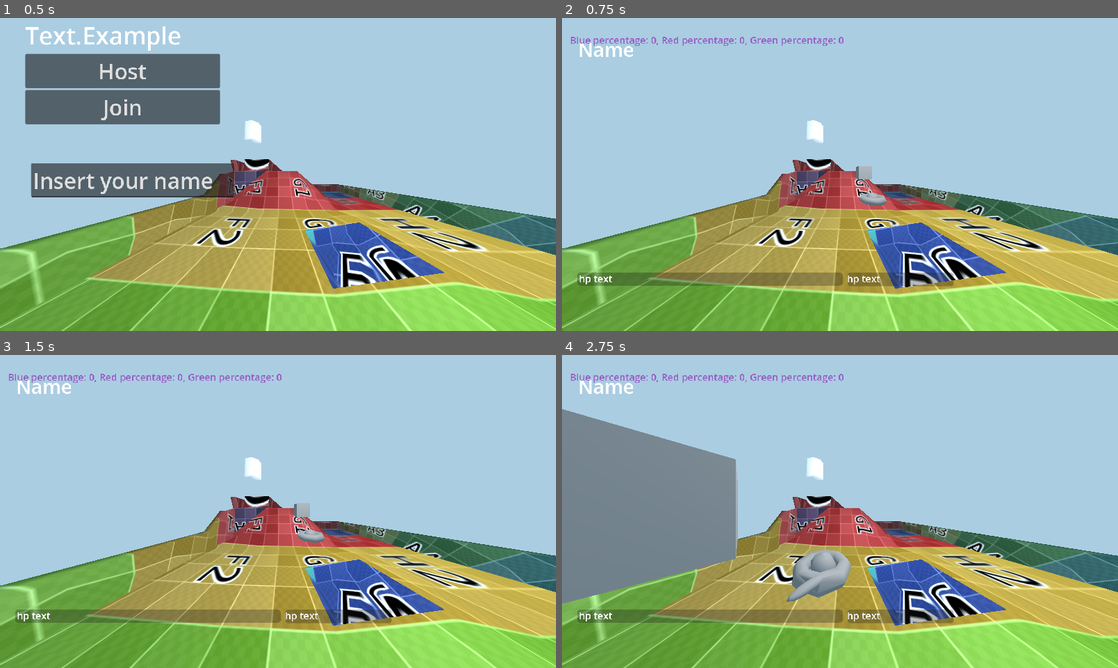
Above: before the commit, frames 1-4 (two rows, left to right).
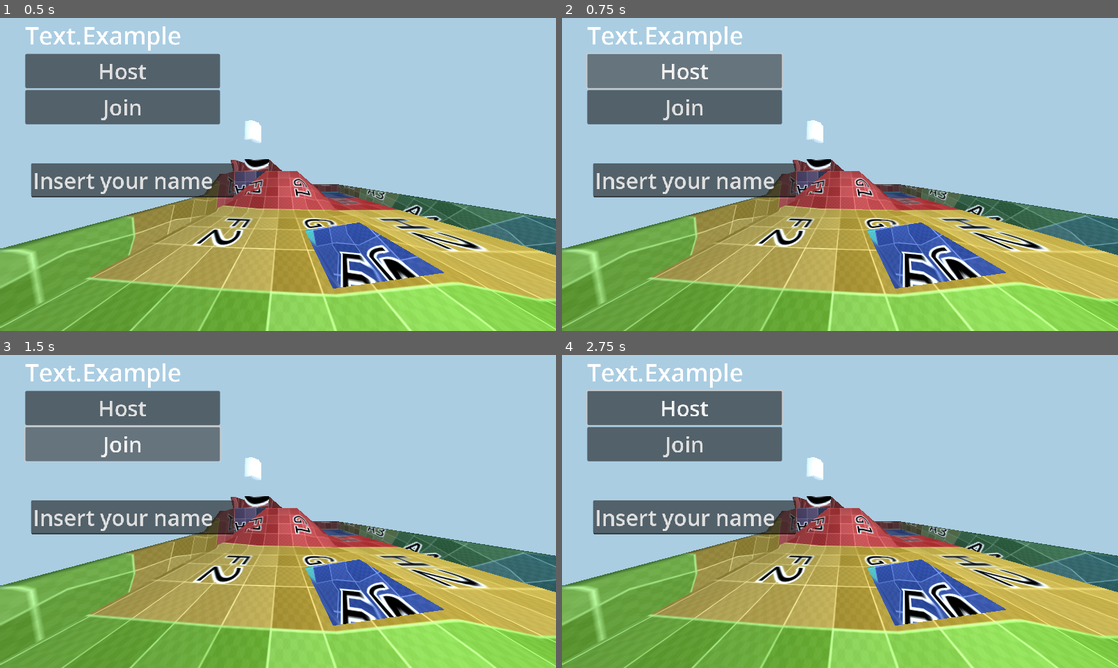
Above: after the commit, the same moments.

Repository: That-Ja/paint_superpowers_shooter
Game: Godot game, scene res://Maps/sm_sexy_map/Files/sexy_map.tscn
Two runs of this game, one before a commit and one after it. Both use one fixed random seed, a clock stepped at 60 frames per second and the inputs below.
Inputs (mouse positions are in pixels of both pictures, inside the frame that each line leads up to):
- Up to frame 1 (0.5 s): no input
- Up to frame 2 (0.75 s): click "Host" at 0.5 s
- Up to frame 3 (1.5 s): click (122, 442) at 1.25 s, where only the run after the commit has a clickable "Join"
- Up to frame 4 (2.75 s): move the mouse to (867, 511) at 2.02 s; hold Up (ui_up) from 2.03 s (still down); hold Right mouse button (Aim) from 2.03 s (still down); tap V (Ungravity) at 2.3 s

Frame 1 is identical in both runs. In frame 2, 16% of the frame differs, in the area x 1-71%, y 2-86%; in frame 3, 16%; in frame 4, 27%, in the area x 0-71%, y 2-86%.
Error after the commit: Invalid access to property or key 'text' on a base object of type 'null instance'. (res://Assets/Services/multiplayer_menu.gd:11)

Commit message:
Name functionality, ui changes and Error fixing
Added random placeholder names, set ui name. Added color to ui bars. Fixed all errors in code (they where some calculations with decimals and some variables that are not used) *These variables are being hashtag(#)-ed because some things may have stopped working. 
Also added the change in camera from the world camera to a character camera.
I still need to synchronize the paint shader and add the burrow mechanic.

Diff:
--- a/Paint Superpowers Shooter/Assets/Services/ScoreCalculator.gd
+++ b/Paint Superpowers Shooter/Assets/Services/ScoreCalculator.gd
@@ -1,14 +1,14 @@
 extends Node
-var blue_score :=0
-var red_score :=0
-var green_score :=0
+@export var blue_score :=0
+@export var red_score :=0
+@export var green_score :=0
 var thread: Thread
 var semaphore: Semaphore
 var mutex: Mutex
 var exit := false
 var paint_texture: ViewportTexture
 
-signal transf_blue_percent (blue_score)
+#signal transf_blue_percent (blue_score)
 var plane
 
 #Calculating which colors has the pixel, then give it an score
@@ -53,8 +53,8 @@
 				if pixel.g >= 0.5:
 					green_pixels += 1
 		mutex.lock()
-		blue_score = floor(blue_pixels/1000)
-		red_score = floor(red_pixels/1000)
+		blue_score = floor(float(blue_pixels)/1000)
+		red_score = floor(float(red_pixels)/1000)
 		print ('red: ' + str(red_pixels)+ ', blue: ' + str(blue_pixels)+', green: ' + str(green_pixels))
 		Config.trans_blue = blue_score
 		Config.trans_red = red_score
--- a/Paint Superpowers Shooter/Assets/Services/multiplayer_menu.gd
+++ b/Paint Superpowers Shooter/Assets/Services/multiplayer_menu.gd
@@ -5,10 +5,12 @@
 const PLAYER = preload ("res://Characters/Placeholder_Char/smoll_char.tscn")
 const PORT = 9999
 var enet_peer = ENetMultiplayerPeer.new()
-
-
+var player_name :String = ""
 
 func _on_host_pressed():
+	player_name = %EditName.text
+	if player_name !="":
+		Config.player_name = %EditName.text
 	multiplayer_ui.hide()
 
 	enet_peer.create_server(PORT)
@@ -22,6 +24,9 @@
 
 	add_player(multiplayer.get_unique_id())
 func _on_join_pressed():
+	player_name = %EditName.text
+	if player_name !="":
+		Config.player_name = %EditName.text
 	multiplayer_ui.hide()
 
 	enet_peer.create_client("localhost", PORT)
--- /dev/null
+++ b/Paint Superpowers Shooter/Assets/your_mom.tscn
@@ -0,0 +1,8 @@
+[gd_scene format=3 uid="uid://t2wgkt476vm"]
+
+[node name="Node3D" type="Node3D"]
+transform = Transform3D(1, 0, 0, 0, 1, 0, 0, 0, 1, 0, -1.08597, 0)
+
+[node name="CSGBox3D" type="CSGBox3D" parent="."]
+transform = Transform3D(1, 0, 0, 0, 1, 0, 0, 0, 1, -0.34082, 0.808193, 0)
+size = Vector3(0.318359, 0.37793, 1)
--- a/Paint Superpowers Shooter/Characters/Placeholder_Char/Code/Brush.gd
+++ b/Paint Superpowers Shooter/Characters/Placeholder_Char/Code/Brush.gd
@@ -7,13 +7,13 @@
 
 var brush_queue = []
 
-func queue_brush(position: Vector2, colour: Color):
-	brush_queue.push_back([position, colour])
+func queue_brush(brush_position: Vector2, colour: Color):
+	brush_queue.push_back([brush_position, colour])
 	queue_redraw()
 
 func _draw():
 	for b in brush_queue:
-		draw_texture_rect(texture, Rect2(b[0].x - brush_size/2, b[0].y - brush_size/2, brush_size, brush_size), false, b[1])
+		draw_texture_rect(texture, Rect2(b[0].x - float(brush_size) / 2, b[0].y - float(brush_size) / 2, brush_size, brush_size), false, b[1])
 		brush_queue = []
 
 	calc.recalculate_score()
--- a/Paint Superpowers Shooter/Characters/Placeholder_Char/Code/Camera3D.gd
+++ b/Paint Superpowers Shooter/Characters/Placeholder_Char/Code/Camera3D.gd
@@ -8,15 +8,18 @@
 var Mouse_Sensitivity:float = Config.Mouse_Sens
 var vertical_motion
 var Hold_Ver_Mot = 0
-signal extra_box_pos()
+#  DONT LOOK AT THIS ------> signal extra_box_pos()
 var extra_box_y:float = 0
 var extra_box_x:float = 0
 var extra_box_z:float = 0
 func _ready():
+	if !is_multiplayer_authority():
+		return
 	# Save the initial position of the camera
 	myself_positionX_save = self.position.x
 	myself_positionY_save = self.position.y
 	myself_positionZ_save = self.position.z
+	make_current()
 	# Connect the signal for when a body enters or exits
 	#$"../..".connect("body_entered", Callable(self, "_on_body_entered"))
 	#$"../..".connect("body_exited", Callable(self, "_on_body_exited"))
@@ -37,6 +40,8 @@
 
 # Called every frame
 func _process(_delta):
+	if !is_multiplayer_authority():
+		return
 	# Update the camera's rotation to match the parent's rotation
 	rotation = get_parent().rotation
 	if Input.is_action_pressed("Aim"):
@@ -55,7 +60,7 @@
 			extra_box_x = 0
 			extra_box_y = 0.06
 			extra_box_z = 0.002
-			emit_signal("extra_box_pos",extra_box_x,extra_box_y,extra_box_z)
+			#emit_signal("extra_box_pos",extra_box_x,extra_box_y,extra_box_z)
 			self.position = Vector3(self.position.x,self.position.y+((0.05+Mouse_Sensitivity)/sqrt(2)), self.position.z)
 			Hold_Ver_Mot += 1
 			#print("Up "+str(Hold_Ver_Mot))
@@ -63,7 +68,7 @@
 			extra_box_x = 0
 			extra_box_y = -0.06
 			extra_box_z = -0.002
-			emit_signal("extra_box_pos",extra_box_x,extra_box_y,extra_box_z)
+			#emit_signal("extra_box_pos",extra_box_x,extra_box_y,extra_box_z)
 			self.position = Vector3(self.position.x, self.position.y-((0.05+Mouse_Sensitivity)/sqrt(2)), self.position.z)
 			Hold_Ver_Mot -= 1
 			clamp(0,-10,10)
--- a/Paint Superpowers Shooter/Characters/Placeholder_Char/Code/CharacterBody3D.gd
+++ b/Paint Superpowers Shooter/Characters/Placeholder_Char/Code/CharacterBody3D.gd
@@ -17,6 +17,7 @@
 var rotation_y = 0.0
 var current_speed = Speed  # Start with the lower speed
 var is_slow_falling:bool = false  # Track if slow fall is active
+@warning_ignore("unused_signal")
 signal shooting_signal(shoot_paint:float)
 var shoot_paint:bool= false
 var stain_notify:bool = false
@@ -55,8 +56,8 @@
 		pass
 	 #Slow falling
 	if not is_on_floor():
-		if Input.is_action_pressed("Ungravity") and is_slow_falling ==true and is_Spawning ==false:
-			if is_slow_falling ==true:
+		if Input.is_action_pressed("Ungravity") and is_slow_falling and not is_Spawning:
+			if is_slow_falling:
 				velocity.y = -ungravity_slow_specs
 			# Slow fall when jump is pressed and slow fall is active
 			gravity = (gravity / Fall_Slowdown_Rate) * delta
@@ -91,7 +92,7 @@
 		velocity.x = move_toward(velocity.x, 0, Speed)
 		velocity.z = move_toward(velocity.z, 0, Speed)
 	if Input.is_action_just_released("ui_cancel"):
-		if is_mouse_showing != true:
+		if not is_mouse_showing:
 			Input.set_mouse_mode(Input.MOUSE_MODE_VISIBLE)
 			is_mouse_showing = true
 			#print("Moussy Wakie")
--- a/Paint Superpowers Shooter/Characters/Placeholder_Char/Code/life_bar.gd
+++ b/Paint Superpowers Shooter/Characters/Placeholder_Char/Code/life_bar.gd
@@ -5,7 +5,29 @@
 var shield_hp := 23.3
 var tick_counter = 0
 const TICKS_INTERVAL = 62.5  # Execute the function every 5 ticks.
-func _process(delta):
+
+func _ready():
+
+	if !is_multiplayer_authority():
+		return
+	if Config.player_name !="":
+		return
+	var male_random_names :Array = ['Patrick','Danny','Russel','Freddie','Clyde',
+	'Wesley','Michael','Todd','Benjamin','Tom','Herbert','Bernand','Matthew','Vicent']
+	var female_random_names :Array = ['Janice','Lola','Kelly','Ana Mary','Elisabeth',
+	'Alice','Lillian','Karen','Mary','Bethany','Reggala','Eva','Dolores','Mariane',
+	'Jacqueline','Cady','Christine','Rose','Error-404']
+	var male_or_fem_nm = randi() % 2
+	print('Choosen:'+str(male_or_fem_nm))
+	var random_index_male = randi() % male_random_names.size()  # Get a random index for male names
+	var random_index_female = randi() % female_random_names.size()  # Get a random index for male names
+	if male_or_fem_nm == 0:
+		$Name.text = male_random_names[random_index_male]
+		#print("I'm "+$Name.text)
+	if male_or_fem_nm == 1:
+		$Name.text = female_random_names[random_index_female]
+		#print("I'm "+$Name.text)
+func _process(_delta):
 	tick_counter += 1
 	if tick_counter >= TICKS_INTERVAL:
 		tick_counter = 0
@@ -15,7 +37,6 @@
 	actual_hp = Config.total_hp
 	max_hp = Config.max_hp
 	shield_hp = Config.shield_hp
-	await get_tree().create_timer(3.3).timeout
 	#print ("hp is"+ " " + str(actual_hp))
 	$ShieldBar.value = shield_hp
 	$ShieldBar.max_value = 50.0
--- a/Paint Superpowers Shooter/Characters/Placeholder_Char/Code/pink_ink.gd
+++ b/Paint Superpowers Shooter/Characters/Placeholder_Char/Code/pink_ink.gd
@@ -5,7 +5,7 @@
 @export var rotation_variance: float = 5.0
 @export var emit := false
 var rng = RandomNumberGenerator.new()
-signal paint_stain_notifier(stain_notification)
+#signal paint_stain_notifier(stain_notification)
 var stain_notification:bool = false
 func _ready():
 	Console.add_command("change_ink", calculus_comm,["uoi"],1, "This is a command what did you expect")
@@ -22,6 +22,7 @@
 	if emit:
 		var p = paint_scene.instantiate() as CharacterBody3D
 		add_child(p)
+		p.global_position = $"..".global_position
 		p.speed += rng.randf_range(0.0, speed_variance)
 		p.global_position = get_parent().global_position
 		# Apply random rotation to the projectile
@@ -39,5 +40,5 @@
 		var initial_velocity = forward_vector * p.speed + Vector3(0, downward_velocity, 0)
 		# Assuming your CharacterBody3D has a velocity property
 		p.velocity = initial_velocity  # Set the velocity property
-		await get_tree().create_timer(1).timeout
-		emit_signal("paint_stain_notifier",stain_notification)
+		#await get_tree().create_timer(1).timeout
+		#emit_signal("paint_stain_notifier",stain_notification)
--- a/Paint Superpowers Shooter/Characters/Placeholder_Char/Files/ingame_ui.tres
+++ b/Paint Superpowers Shooter/Characters/Placeholder_Char/Files/ingame_ui.tres
@@ -2,3 +2,4 @@
 
 [resource]
 font_size = 40
+font_color = Color(0.980392, 0.921569, 0.843137, 1)
--- /dev/null
+++ b/Paint Superpowers Shooter/Characters/Placeholder_Char/Files/life_bar_bg.tres
@@ -0,0 +1,4 @@
+[gd_resource type="StyleBoxFlat" format=3 uid="uid://c3tjudnfmsobf"]
+
+[resource]
+bg_color = Color(0.184314, 0.184314, 0.184314, 1)
--- /dev/null
+++ b/Paint Superpowers Shooter/Characters/Placeholder_Char/Files/life_bar_top.tres
@@ -0,0 +1,4 @@
+[gd_resource type="StyleBoxFlat" format=3 uid="uid://ds6likupml4h6"]
+
+[resource]
+bg_color = Color(0.0574, 0.82, 0.34973, 1)
--- a/Paint Superpowers Shooter/Characters/Placeholder_Char/Files/paint_emitter.tscn
+++ b/Paint Superpowers Shooter/Characters/Placeholder_Char/Files/paint_emitter.tscn
@@ -1,14 +1,24 @@
-[gd_scene load_steps=3 format=3 uid="uid://1n2i6ndhxoik"]
+[gd_scene load_steps=4 format=3 uid="uid://1n2i6ndhxoik"]
 
 [ext_resource type="Script" path="res://Code/PaintEmitter.gd" id="1_8bxwm"]
 [ext_resource type="PackedScene" uid="uid://dthh0oakpok3h" path="res://Characters/Placeholder_Char/Files/paint_scene.tscn" id="2_e6t26"]
+
+[sub_resource type="SceneReplicationConfig" id="SceneReplicationConfig_qs2ra"]
+properties/0/path = NodePath("Timer:wait_time")
+properties/0/spawn = true
+properties/0/replication_mode = 1
+properties/1/path = NodePath("Timer:process_callback")
+properties/1/spawn = true
+properties/1/replication_mode = 1
 
 [node name="PaintEmitter" type="Node3D"]
 script = ExtResource("1_8bxwm")
 paint_scene = ExtResource("2_e6t26")
 
 [node name="Timer" type="Timer" parent="."]
-wait_time = 0.25
 autostart = true
 
+[node name="MultiplayerSynchronizer" type="MultiplayerSynchronizer" parent="."]
+replication_config = SubResource("SceneReplicationConfig_qs2ra")
+
 [connection signal="timeout" from="Timer" to="." method="_on_timer_timeout"]
--- a/Paint Superpowers Shooter/Characters/Placeholder_Char/Files/paint_scene.tscn
+++ b/Paint Superpowers Shooter/Characters/Placeholder_Char/Files/paint_scene.tscn
@@ -28,6 +28,14 @@
 "Scale": SubResource("Animation_53qid")
 }
 
+[sub_resource type="SceneReplicationConfig" id="SceneReplicationConfig_occm2"]
+properties/0/path = NodePath(".:position")
+properties/0/spawn = true
+properties/0/replication_mode = 1
+properties/1/path = NodePath(".:rotation")
+properties/1/spawn = true
+properties/1/replication_mode = 1
+
 [node name="Paint" type="CharacterBody3D"]
 collision_layer = 2
 script = ExtResource("1_p32mp")
@@ -45,3 +53,6 @@
 libraries = {
 "": SubResource("AnimationLibrary_7yd0l")
 }
+
+[node name="MultiplayerSynchronizer" type="MultiplayerSynchronizer" parent="."]
+replication_config = SubResource("SceneReplicationConfig_occm2")
--- a/Paint Superpowers Shooter/Characters/Placeholder_Char/hub.gd
+++ b/Paint Superpowers Shooter/Characters/Placeholder_Char/hub.gd
@@ -7,7 +7,7 @@
 var green_percent_int : int
 var green_percent_Str : String
 
-func _process(delta):
+func _process(_delta):
 	blue_percent_int = Config.trans_blue
 	blue_percent_Str = str(blue_percent_int)
 	red_percent_int= Config.trans_red
--- a/Paint Superpowers Shooter/Characters/Placeholder_Char/ingame_ui.tscn
+++ b/Paint Superpowers Shooter/Characters/Placeholder_Char/ingame_ui.tscn
@@ -1,7 +1,12 @@
-[gd_scene load_steps=4 format=3 uid="uid://0d6106vbc6ec"]
+[gd_scene load_steps=7 format=3 uid="uid://0d6106vbc6ec"]
 
 [ext_resource type="Script" path="res://Characters/Placeholder_Char/Code/life_bar.gd" id="1_r3m2p"]
+[ext_resource type="StyleBox" uid="uid://c3tjudnfmsobf" path="res://Characters/Placeholder_Char/Files/life_bar_bg.tres" id="2_p37cc"]
 [ext_resource type="LabelSettings" uid="uid://c5wao33a66nk4" path="res://Characters/Placeholder_Char/Files/ingame_ui.tres" id="2_rmhnw"]
+[ext_resource type="StyleBox" uid="uid://ds6likupml4h6" path="res://Characters/Placeholder_Char/Files/life_bar_top.tres" id="3_4e057"]
+
+[sub_resource type="StyleBoxFlat" id="StyleBoxFlat_gm6c6"]
+bg_color = Color(0.282353, 0.439216, 0.803922, 1)
 
 [sub_resource type="LabelSettings" id="LabelSettings_r3vye"]
 font_size = 20
@@ -9,11 +14,20 @@
 [node name="ingame_ui" type="Node2D"]
 script = ExtResource("1_r3m2p")
 
+[node name="ColorRect" type="ColorRect" parent="."]
+offset_left = 5.0
+offset_top = 59.0
+offset_right = 300.0
+offset_bottom = 103.0
+color = Color(0.67451, 0.937255, 0.933333, 0.2)
+
 [node name="Life_bar" type="ProgressBar" parent="."]
 offset_left = 30.0
 offset_top = 527.0
 offset_right = 581.0
 offset_bottom = 554.0
+theme_override_styles/background = ExtResource("2_p37cc")
+theme_override_styles/fill = ExtResource("3_4e057")
 show_percentage = false
 
 [node name="ShieldBar" type="ProgressBar" parent="."]
@@ -21,6 +35,8 @@
 offset_top = 527.0
 offset_right = 811.0
 offset_bottom = 555.0
+theme_override_styles/background = ExtResource("2_p37cc")
+theme_override_styles/fill = SubResource("StyleBoxFlat_gm6c6")
 max_value = 50.0
 show_percentage = false
 
@@ -41,9 +57,8 @@
 label_settings = SubResource("LabelSettings_r3vye")
 
 [node name="Name" type="Label" parent="."]
-offset_left = 32.0
-offset_top = 36.0
-offset_right = 154.0
-offset_bottom = 75.0
-text = "Name"
+offset_left = 47.0
+offset_top = 55.0
+offset_right = 298.0
+offset_bottom = 110.0
 label_settings = ExtResource("2_rmhnw")
--- a/Paint Superpowers Shooter/Characters/Placeholder_Char/smoll_char.tscn
+++ b/Paint Superpowers Shooter/Characters/Placeholder_Char/smoll_char.tscn
@@ -29,6 +29,15 @@
 properties/0/path = NodePath("CharacterBody3D:position")
 properties/0/spawn = true
 properties/0/replication_mode = 1
+properties/1/path = NodePath("CharacterBody3D:rotation")
+properties/1/spawn = true
+properties/1/replication_mode = 1
+properties/2/path = NodePath("CharacterBody3D/CollisionShape3D/Smoll/CollisionShape3D/Floater/Aim_Box:position")
+properties/2/spawn = true
+properties/2/replication_mode = 1
+properties/3/path = NodePath("CharacterBody3D/CollisionShape3D/Smoll/CollisionShape3D/Floater/Aim_Box:rotation")
+properties/3/spawn = true
+properties/3/replication_mode = 1
 
 [node name="Node3D" type="Node3D"]
 
@@ -118,5 +127,4 @@
 [connection signal="shooting_signal" from="CharacterBody3D" to="CharacterBody3D/CollisionShape3D/Smoll/CollisionShape3D/Floater/Aim_Box/Paint_Emiter" method="_on_character_body_3d_shooting_signal"]
 [connection signal="body_entered" from="CharacterBody3D/CollisionShape3D/Smoll/CollisionShape3D/Floater/PedroElAreas" to="CharacterBody3D/CollisionShape3D/Smoll/CollisionShape3D/Floater/Camera3D" method="_on_pedro_el_areas_body_entered"]
 [connection signal="body_exited" from="CharacterBody3D/CollisionShape3D/Smoll/CollisionShape3D/Floater/PedroElAreas" to="CharacterBody3D/CollisionShape3D/Smoll/CollisionShape3D/Floater/Camera3D" method="_on_pedro_el_areas_body_exited"]
-[connection signal="extra_box_pos" from="CharacterBody3D/CollisionShape3D/Smoll/CollisionShape3D/Floater/Camera3D" to="CharacterBody3D/CollisionShape3D/Smoll/CollisionShape3D/Floater/Aim_Box" method="_on_camera_3d_extra_box_pos"]
 [connection signal="timeout" from="CharacterBody3D/CollisionShape3D/Smoll/CollisionShape3D/Floater/Aim_Box/Paint_Emiter/Timer" to="CharacterBody3D/CollisionShape3D/Smoll/CollisionShape3D/Floater/Aim_Box/Paint_Emiter" method="_on_timer_timeout"]
--- a/Paint Superpowers Shooter/Code/config.gd
+++ b/Paint Superpowers Shooter/Code/config.gd
@@ -1,5 +1,6 @@
 extends Node
 
+var player_name :String = ""
 var total_hp = 100
 var max_hp = 100
 var shield_hp = 50
Not shown: 1 places in Paint Superpowers Shooter/Characters/Placeholder_Char/Files/paint_scene.tscn that only renumber resources
